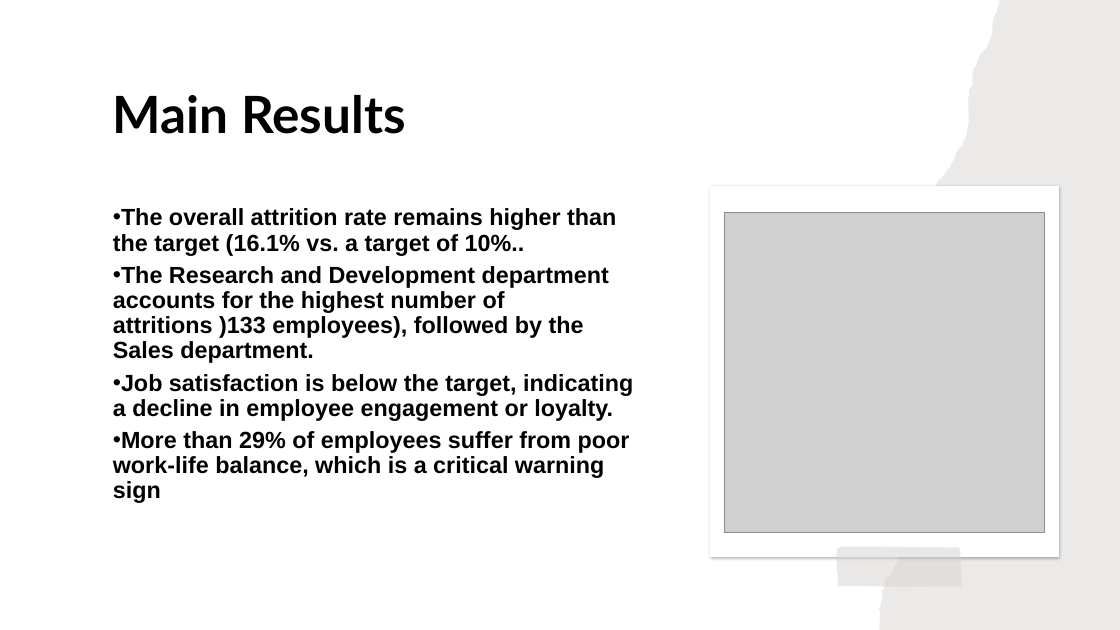
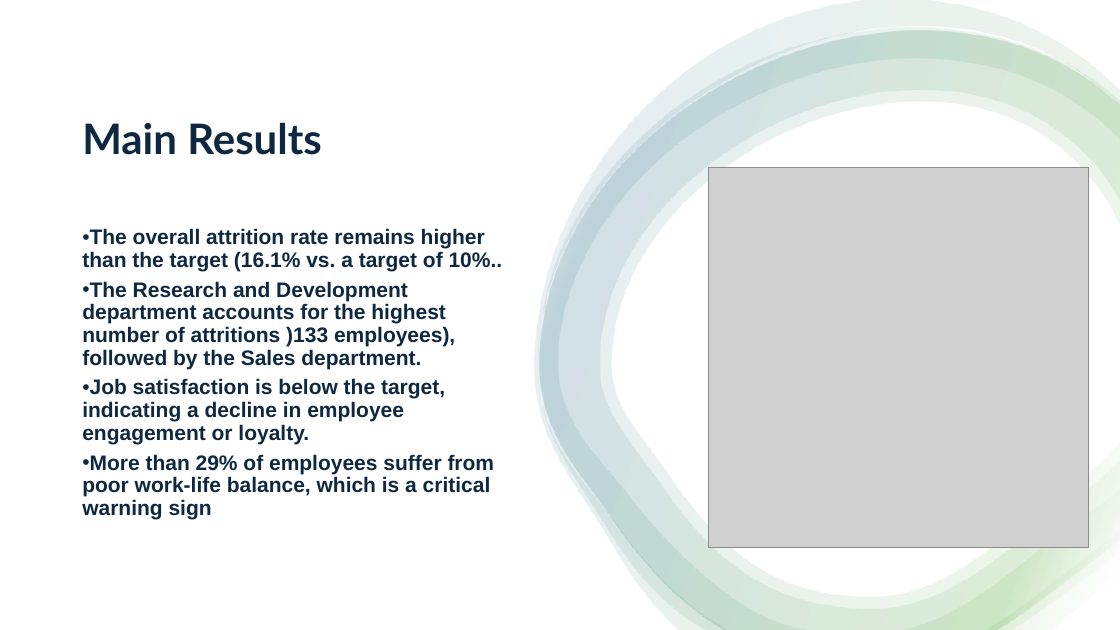
Before and after one commit to Waleed2025xp/Group4_final-project, a slide deck: slide 20 of project_Group4/Hr project_Group 4.pptx (slide 22 before the commit). Drawn at 1120x630 pixels with LibreOffice and Linux fonts; fonts in the diff are those of the drawing; grey boxes stand for pictures. Boxes give left, top, right and bottom in pixels: in the first picture for what was removed or moved away, otherwise in the second. Text is boxed around its words. In the diff, an @@ line names an element or a change of style, - is before the commit and + after.

```diff
--- a/project_Group4/Hr project_Group 4.pptx
+++ b/project_Group4/Hr project_Group 4.pptx
@@ rectangle added at box(0, 0, 1120, 630), fill #FFFFFF @@
@@ freeform shape removed at box(878, 0, 1120, 630) @@
@@ group added at box(534, 0, 1120, 630): 4 freeform shapes @@
@@ title "Main Results": place and size @@
-title "Main Results" at box(113, 95, 406, 134)
+title "Main Results" at box(82, 122, 322, 155)
@@ title "Main Results" at box(82, 122, 322, 155): size 44 to 36 pt, text colour #000000 to #0E2841 @@
@@ picture: place and size @@
-picture at box(725, 212, 1045, 532)
+picture at box(708, 167, 1089, 548)
@@ freeform shape removed at box(710, 186, 1059, 557) @@
@@ text "The overall attrition rate remains ...": place and size @@
-text "The overall attrition rate remains ..." at box(113, 208, 633, 503)
+text "The overall attrition rate remains ..." at box(82, 228, 503, 519)
@@ text "The overall attrition rate remains ..." at box(82, 228, 503, 519): size 20 to 18 pt, text colour #000000 to #0E2841 @@
@@ freeform shape removed at box(836, 547, 962, 586) @@
```
Also in this commit, not shown: 10 other slides changed, 2 slides added, 1 slide removed, 1 other file.
